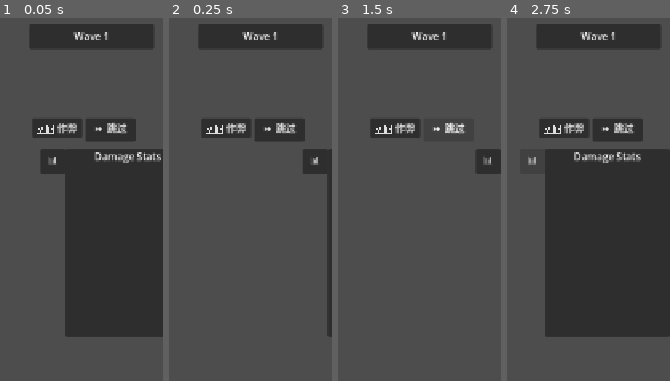
Above: before the commit, frames 1-4 (left to right).
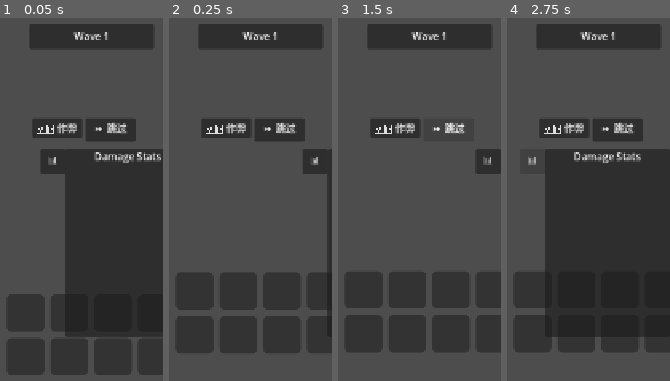
Above: after the commit, the same moments.

Repository: seekerzz/tower-html
Game: Godot game, scene res://src/Scenes/UI/MainGUI.tscn
Same seed, same stepped clock (60 frames per second), same inputs: the game is played once before the commit and once after it. The project has no main scene, so this scene is started directly.
Inputs:
- Up to frame 1 (0.05 s): no input
- Up to frame 2 (0.25 s): no input
- Up to frame 3 (1.5 s): click "🛠️ 作弊" at 0.5 s; click "⏩ 跳过" at 1.25 s
- Up to frame 4 (2.75 s): click "📊" at 2 s

The runs differ from the first frame. In frame 1, 11% of the frame differs, in the area x 4-100%, y 76-99%; in frame 2, 16%; in frame 3, 16%, in the area x 4-100%, y 69-93%; in frame 4, 6.3%.

Commit message:
Fix item data inconsistencies, skill bar filtering, and UI sync animation
- Standardized item data structure to use `item_id` consistently across `InventoryManager`, `Shop`, and `Unit`.
- Filtered out passive units (Viper, Scorpion) from the active skill bar in `SkillBar.gd`.
- Added `RightSidebar` to `MainGUI` containing `InventoryPanel` and `PassiveSkillBar`.
- Implemented synchronized animation for `RightSidebar` in `MainGUI.gd` to match `LeftSidebar` movement.

Diff:
--- a/src/Scenes/UI/MainGUI.tscn
+++ b/src/Scenes/UI/MainGUI.tscn
@@ -5,6 +5,8 @@
 [ext_resource type="PackedScene" uid="uid://enemyprogressbar" path="res://src/Scenes/HUD/EnemyProgressBar.tscn" id="3_enemybar"]
 [ext_resource type="PackedScene" uid="uid://artifactspanel" path="res://src/Scenes/UI/ArtifactsPanel.tscn" id="4_artifacts"]
 [ext_resource type="PackedScene" uid="uid://cutinmanager" path="res://src/Scenes/UI/Effects/CutInManager.tscn" id="5_cutin"]
+[ext_resource type="PackedScene" uid="uid://inventorypanel" path="res://src/Scenes/UI/InventoryPanel.tscn" id="6_inv"]
+[ext_resource type="PackedScene" uid="uid://passiveskillbar" path="res://src/Scenes/UI/PassiveSkillBar.tscn" id="7_pass"]
 
 [node name="MainGUI" type="Control"]
 layout_mode = 3
@@ -110,6 +112,32 @@
 [node name="EnemyProgressBar" parent="LeftSidebar" instance=ExtResource("3_enemybar")]
 layout_mode = 2
 mouse_filter = 2
+
+[node name="RightSidebar" type="VBoxContainer" parent="."]
+custom_minimum_size = Vector2(200, 0)
+layout_mode = 1
+anchors_preset = 3
+anchor_left = 1.0
+anchor_top = 1.0
+anchor_right = 1.0
+anchor_bottom = 1.0
+offset_left = -220.0
+offset_top = -260.0
+offset_right = -10.0
+offset_bottom = -10.0
+grow_horizontal = 0
+grow_vertical = 0
+mouse_filter = 2
+theme_override_constants/separation = 10
+alignment = 2
+
+[node name="InventoryPanel" parent="RightSidebar" instance=ExtResource("6_inv")]
+layout_mode = 2
+size_flags_vertical = 3
+
+[node name="PassiveSkillBar" parent="RightSidebar" instance=ExtResource("7_pass")]
+layout_mode = 2
+size_flags_vertical = 3
 
 [node name="Panel" type="Panel" parent="."]
 layout_mode = 0
--- a/src/Scripts/Managers/InventoryManager.gd
+++ b/src/Scripts/Managers/InventoryManager.gd
@@ -18,7 +18,7 @@
 func add_item(item_data: Dictionary) -> bool:
 	# Try to stack first
 	for i in range(MAX_SLOTS):
-		if items[i] != null and items[i].item_id == item_data.item_id:
+		if items[i] != null and items[i].get("item_id") == item_data.get("item_id"):
 			items[i].count += item_data.get("count", 1)
 			inventory_updated.emit()
 			return true
--- a/src/Scripts/UI/MainGUI.gd
+++ b/src/Scripts/UI/MainGUI.gd
@@ -17,6 +17,7 @@
 @onready var stats_header = $DamageStats/Header
 @onready var stats_toggle_btn = $DamageStats/ToggleButton
 @onready var left_sidebar = $LeftSidebar
+@onready var right_sidebar = $RightSidebar
 @onready var top_left_panel = $TopLeftPanel
 
 @onready var game_over_panel = $GameOverPanel
@@ -102,7 +103,10 @@
 	# We are animating offset_bottom.
 	# Note: LeftSidebar is anchored Bottom Left with Vertical Grow Up.
 	# So changing offset_bottom moves the whole container up/down relative to bottom anchor.
+	sidebar_tween.set_parallel(true)
 	sidebar_tween.tween_property(left_sidebar, "offset_bottom", float(target_offset_bottom), 0.3).set_trans(Tween.TRANS_SINE).set_ease(Tween.EASE_OUT)
+	if right_sidebar:
+		sidebar_tween.tween_property(right_sidebar, "offset_bottom", float(target_offset_bottom), 0.3).set_trans(Tween.TRANS_SINE).set_ease(Tween.EASE_OUT)
 
 func _setup_ui_styles():
 	var radius = 6
--- a/src/Scripts/UI/Shop.gd
+++ b/src/Scripts/UI/Shop.gd
@@ -204,7 +204,7 @@
 		if GameManager.inventory_manager:
 			if GameManager.gold >= proto.cost:
 				if !GameManager.inventory_manager.is_full():
-					if GameManager.inventory_manager.add_item({ "id": "meat", "count": 1 }):
+					if GameManager.inventory_manager.add_item({ "item_id": "meat", "count": 1 }):
 						GameManager.spend_gold(proto.cost)
 						# Meat doesn't deplete shop stock usually? Or does it?
 						# Assuming shop items are one-time purchase per refresh as per card logic:
--- a/src/Scripts/UI/SkillBar.gd
+++ b/src/Scripts/UI/SkillBar.gd
@@ -38,6 +38,8 @@
 	for key in GameManager.grid_manager.tiles:
 		var tile = GameManager.grid_manager.tiles[key]
 		if tile.unit and tile.unit.unit_data.has("skill"):
+			if tile.unit.type_key == "viper" or tile.unit.type_key == "scorpion":
+				continue
 			units_with_skills.append(tile.unit)
 
 	# Create Cards
--- a/src/Scripts/Unit.gd
+++ b/src/Scripts/Unit.gd
@@ -460,7 +460,7 @@
 			var item_id = "poison_trap" if type_key == "viper" else "fang_trap"
 			# Construct item data. Assuming item structure.
 			# Using a simple dictionary for now as per instructions.
-			var item_data = { "id": item_id, "count": 1 }
+			var item_data = { "item_id": item_id, "count": 1 }
 
 			if GameManager.inventory_manager:
 				# Check if added successfully
